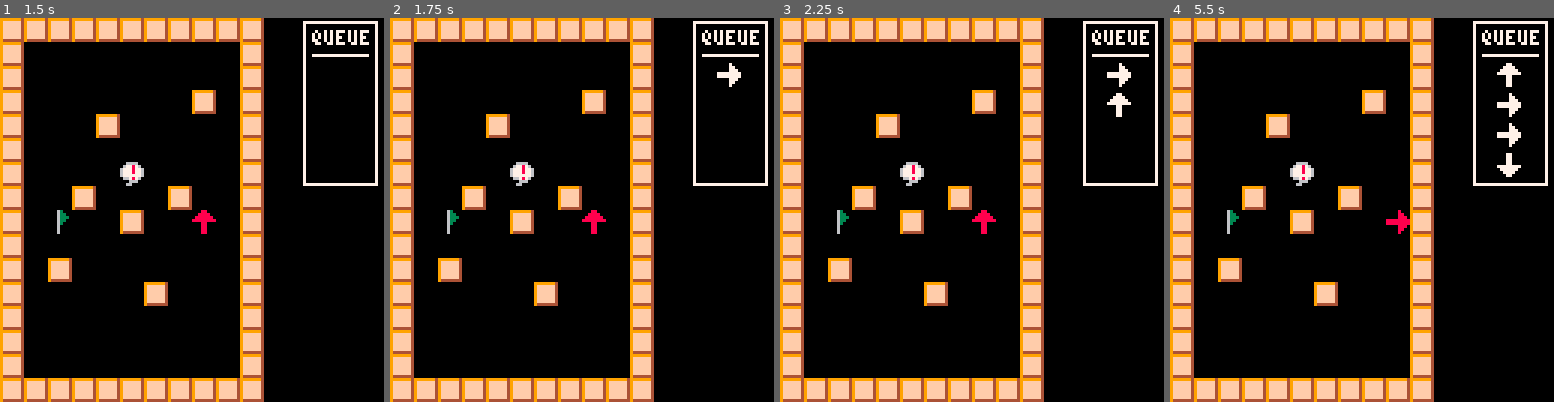
Above: before the commit, frames 1-4 (left to right).
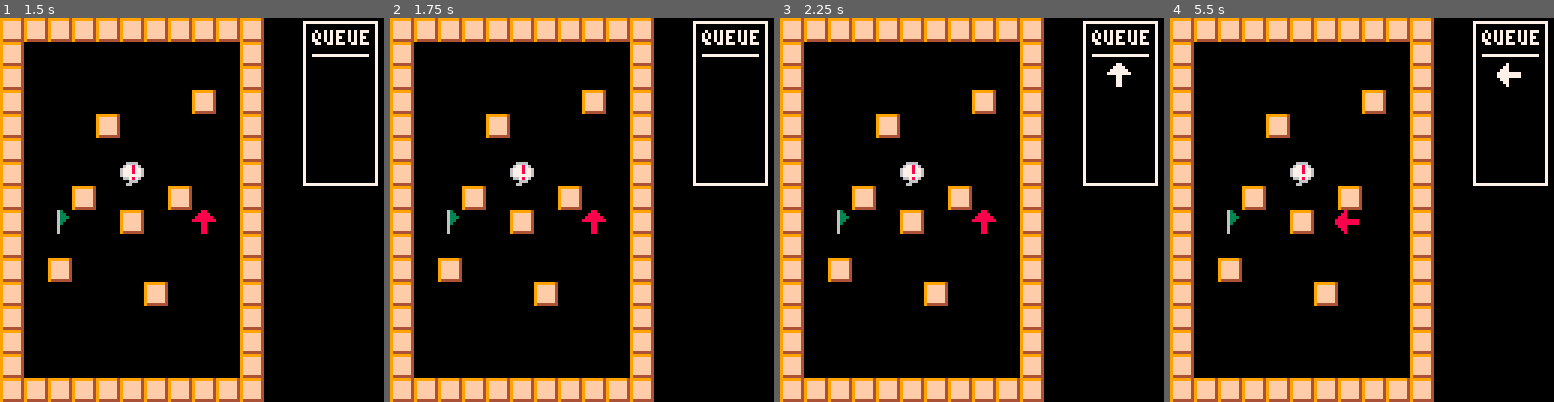
Above: after the commit, the same moments.

Repository: amckendry2/pico-8-state-stack-demo
Game: PICO-8 cartridge statemachine.p8
Same seed, same stepped clock (60 frames per second), same inputs: the game is played once before the commit and once after it.
Inputs:
- Up to frame 1 (1.5 s): tap X (X key) at 0.33, 1.07 s; tap O (Z key) at 0.7 s
- Up to frame 2 (1.75 s): hold Right from 1.6 s (still down); tap O (Z key) at 1.7 s
- Up to frame 3 (2.25 s): tap X (X key) at 1.85 s; release Right at 2.1 s; tap O (Z key) at 2.1 s; hold Up from 2.15 s (still down)
- Up to frame 4 (5.5 s): release Up at 2.42 s; hold Right 2.47-3.03 s; tap O (Z key) every 0.4 s from 2.5 to 5.3 s; tap X (X key) at 2.97, 4.08, 5.2 s; hold Left 3.08-3.58 s; hold Down 3.63-3.97 s; hold Right 4.02-4.68 s; hold Up 4.73-5.03 s; hold Left from 5.08 s (still down)

Frame 1 is identical in both runs. In frame 2, 0.2% of the frame differs, in the area x 85-92%, y 11-18%; in frame 3, 0.3%; in frame 4, 1.0%, in the area x 42-92%, y 11-57%.

Commit message:
fixed duplicate file

Diff:
--- a/statemachine.p8
+++ b/statemachine.p8
@@ -124,7 +124,7 @@
                 if (btnp(1)) add_move(4, 20, 1, 0)
             end
             if (btnp(4)) then
-                move_queue = {}
+                move_draw_queue = {}
                 player_state_stack:clear()
             end
             if btnp(5) and player_state_stack:has_states() then
